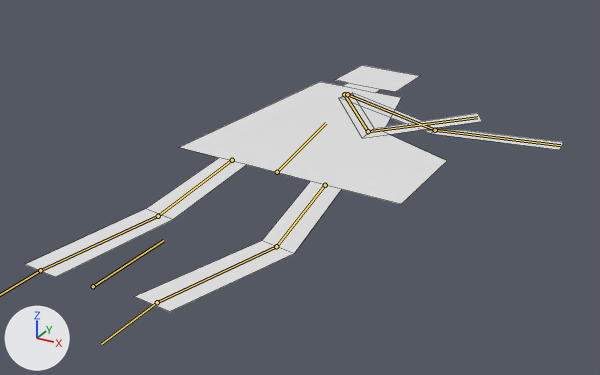
An edit to the Blender file Shapes/fatman.blend, drawn before and after from the same camera.
Both versions are drawn from a 50 mm camera at (0.55, -0.554, 0.441) aimed at (0.026, 0.397, -0.034). Arrows for +X, +Y and +Z are at lower left; the lights stay in place. Both versions are drawn at frame 13 of the action 'Sway Fwd'; the numbers are the values there. The bones that bend it are drawn over the model as lines. Mesh edges are drawn as thin lines.

In view in the first picture: 'Fatman'.
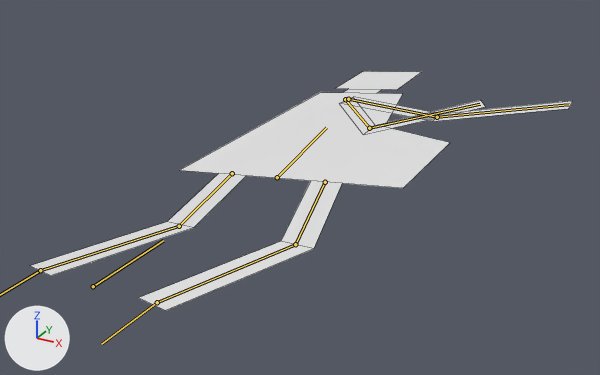
Changed parts and their boxes [x1, y1, x2, y2] in the pictures (600 x 375 px):
'Fatman', posed: before [25, 65, 564, 312]; after [31, 71, 572, 311]
bone 'Body', root to tip: before (277, 172) to (326, 123); after (277, 177) to (326, 127)
bone 'UArm.R', root to tip: before (344, 94) to (368, 131); after (345, 99) to (369, 128)
bone 'UArm.L', root to tip: before (347, 94) to (435, 130); after (348, 99) to (437, 117)

The edits, one by one:
Bone 'Body' (bone_body) moves from (0.049, 0.0, 0.0) to (0.056, -0.019, 0.0).
Bone 'Body' (bone_body) turns from (0, 2, 0) to (0, -8, 0) degrees about its own x, y and z.
Bone 'UArm.R' (bone_uarm_r) turns from (0, 3, 0) to (0, 0, 0) degrees about its own x, y and z.
Bone 'UArm.L' (bone_uarm_l) turns from (0, -5, 0) to (0, 0, 0) degrees about its own x, y and z.
